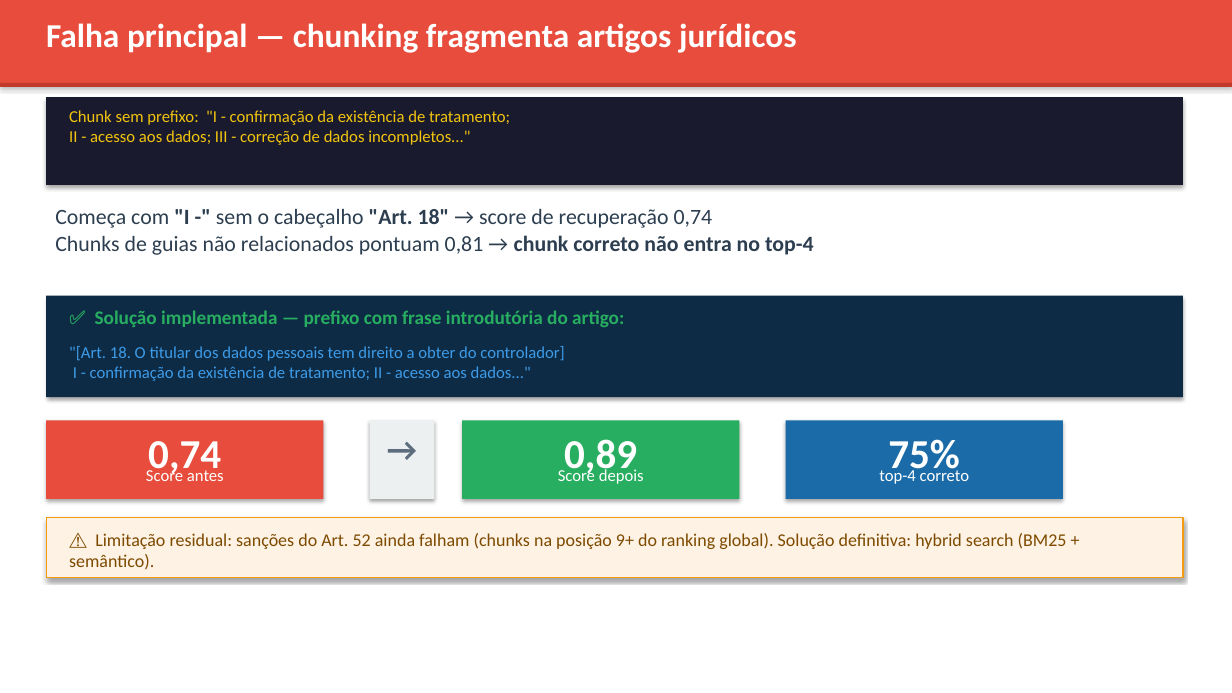
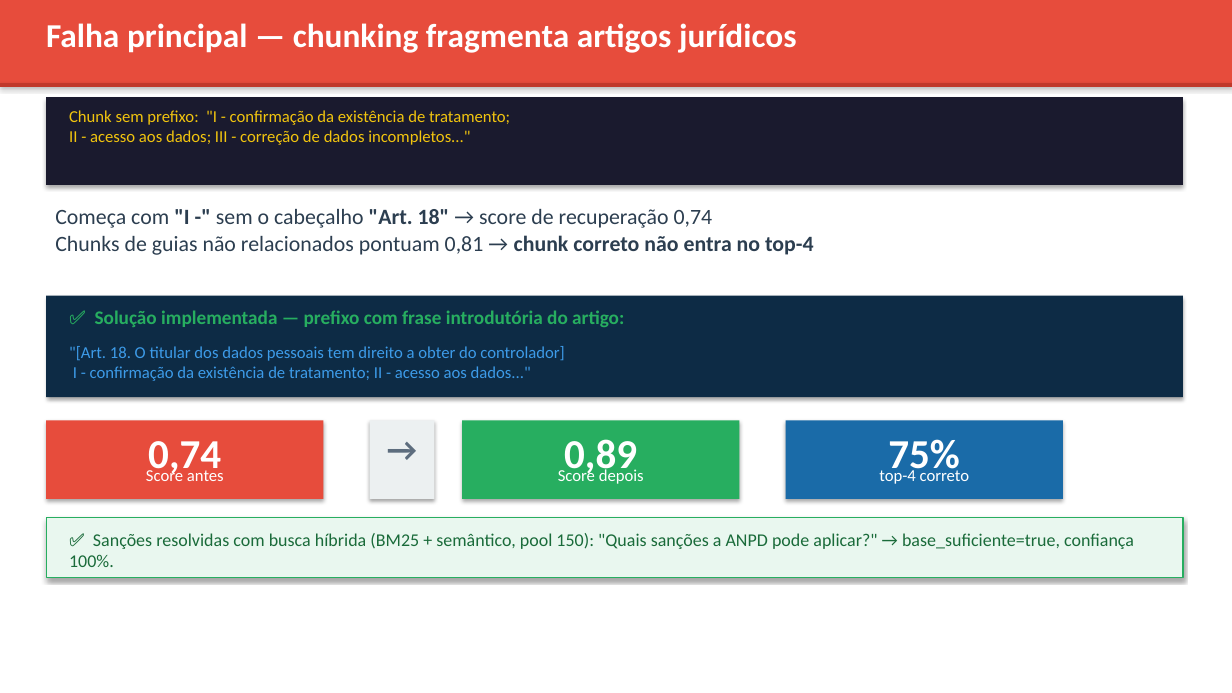
Before and after one commit to kioba0/lgpd-rag-assistant, a slide deck: slide 12 of relatorio/slides_lgpd_rag.pptx. Drawn at 1232x693 pixels with LibreOffice and Linux fonts; fonts in the diff are those of the drawing. Boxes give left, top, right and bottom in pixels: in the first picture for what was removed or moved away, otherwise in the second. Text is boxed around its words. In the diff, an @@ line names an element or a change of style, - is before the commit and + after.

Commit message:
docs: atualiza relatório, slides e contexto com busca híbrida — sanções resolvidas, TOP_K=6, BM25+semântico documentados

```diff
--- a/relatorio/slides_lgpd_rag.pptx
+++ b/relatorio/slides_lgpd_rag.pptx
@@ rectangle at (x1=46, y1=518, x2=1183, y2=578): fill #FDF2E3 to #E9F7EF; outline #F39C12 1 pt to #27AE60 1 pt @@
@@ text at (x1=69, y1=533, x2=1134, y2=567): text changed; text colour #7D4A00 to #1A6B3A @@
-⚠️ Limitação residual: sanções do Art. 52 ainda falham (chunks na posição 9+ do ranking global). Solução definitiva: hybrid search (BM25 + semântico).
+✅ Sanções resolvidas com busca híbrida (BM25 + semântico, pool 150): "Quais sanções a ANPD pode aplicar?" → base_suficiente=true, confiança 100%.
```
Also in this commit, not shown: 1 slide added, 1 slide removed, 4 other files.
